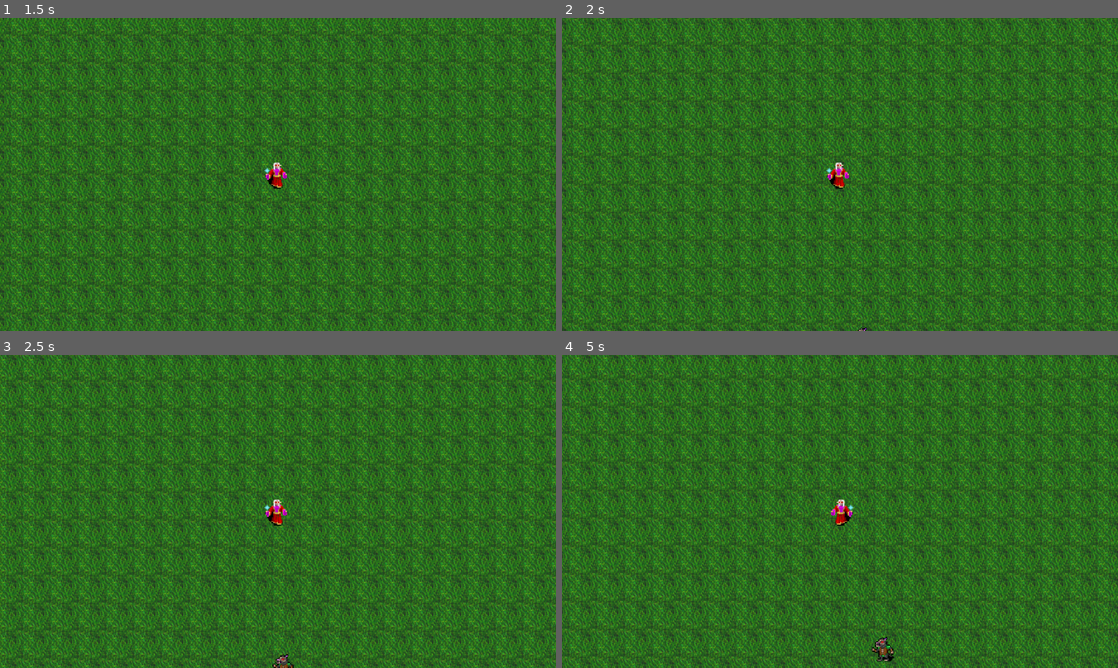
Above: before the commit, frames 1-4 (two rows, left to right).
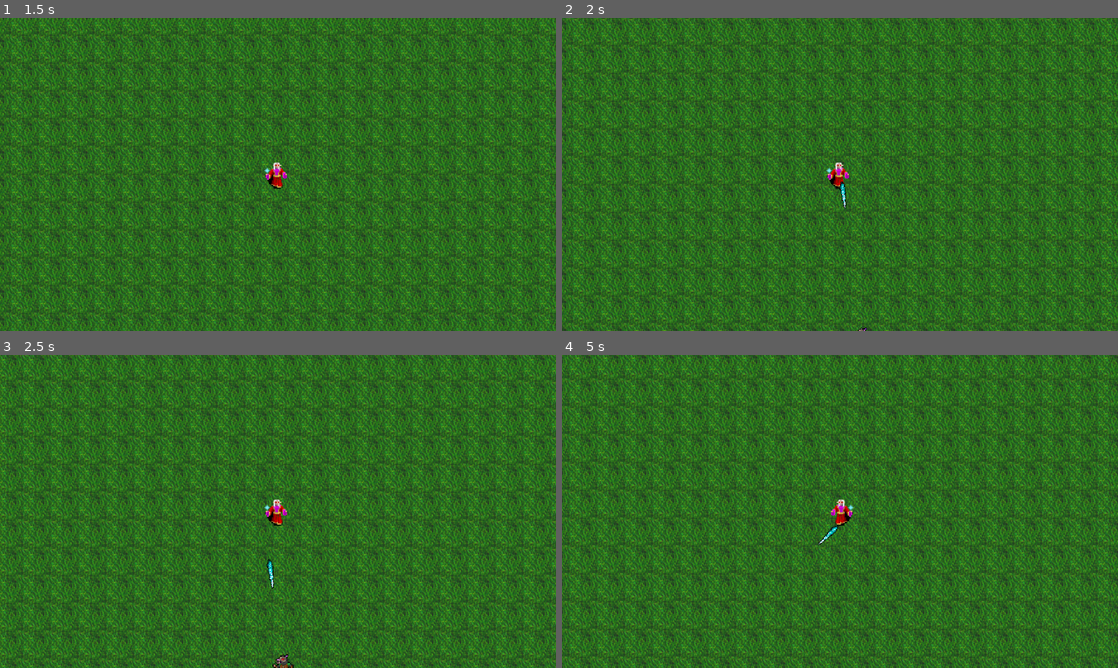
Above: after the commit, the same moments.

Repository: Diegonos/vampire-survivors-clone
Game: Godot game, scene res://scenes/world.tscn
Two runs of this game, one before a commit and one after it. Both use one fixed random seed, a clock stepped at 60 frames per second and the inputs below.
Inputs:
- Up to frame 1 (1.5 s): tap Enter at 0.5 s; hold D (right) 0.53-1.28 s; hold S (down) from 1.28 s (still down)
- Up to frame 2 (2 s): keep holding S (down)
- Up to frame 3 (2.5 s): release S (down) at 2.03 s; hold D (right) from 2.03 s (still down)
- Up to frame 4 (5 s): release D (right) at 2.78 s; hold W (up) 2.78-3.53 s; hold A (left) from 3.53 s (still down)

Frame 1 is identical in both runs. In frame 2, less than 0.1% of the frame differs, in the area x 49-52%, y 52-61%; in frame 3, less than 0.1%; in frame 4, 0.3%, in the area x 46-60%, y 54-98%.

Commit message:
Added ice spear attack

Diff:
--- a/scenes/enemy.tscn
+++ b/scenes/enemy.tscn
@@ -54,6 +54,8 @@
 size = Vector2(10, 17)
 
 [node name="enemy_kobold_weak" type="CharacterBody2D"]
+collision_layer = 5
+collision_mask = 5
 motion_mode = 1
 script = ExtResource("1_md0e3")
 
--- a/scenes/enemy_spawner.tscn
+++ b/scenes/enemy_spawner.tscn
@@ -13,18 +13,9 @@
 enemy_spawn_delay = 0
 metadata/_custom_type_script = "uid://bydjeqb8xgj0d"
 
-[sub_resource type="Resource" id="Resource_xl0gr"]
-script = ExtResource("2_xl0gr")
-time_start = 5
-time_end = 60
-enemy = ExtResource("3_ih16b")
-enemy_num = 10
-enemy_spawn_delay = 0
-metadata/_custom_type_script = "uid://bydjeqb8xgj0d"
-
 [node name="EnemySpawner" type="Node2D"]
 script = ExtResource("1_ks1gq")
-spawns = Array[ExtResource("2_xl0gr")]([SubResource("Resource_31irv"), SubResource("Resource_xl0gr")])
+spawns = Array[ExtResource("2_xl0gr")]([SubResource("Resource_31irv")])
 
 [node name="Timer" type="Timer" parent="."]
 autostart = true
--- /dev/null
+++ b/scenes/ice_spear.tscn
@@ -0,0 +1,35 @@
+[gd_scene load_steps=5 format=3 uid="uid://cl1u0i2rqy386"]
+
+[ext_resource type="Script" uid="uid://ca1eesygxb8yc" path="res://scripts/ice_spear.gd" id="1_jy1op"]
+[ext_resource type="Texture2D" uid="uid://bn0eu3h5bwvgi" path="res://assets/textures/Items/Weapons/ice_spear.png" id="1_nursx"]
+[ext_resource type="AudioStream" uid="uid://cy1jy5xw1pmj3" path="res://assets/audio/SoundEffect/ice.wav" id="3_tlglk"]
+
+[sub_resource type="RectangleShape2D" id="RectangleShape2D_jy1op"]
+size = Vector2(6.36396, 32.5269)
+
+[node name="IceSpear" type="Area2D" groups=["attack"]]
+top_level = true
+scale = Vector2(0.1, 0.1)
+collision_layer = 4
+collision_mask = 0
+script = ExtResource("1_jy1op")
+
+[node name="CollisionShape2D" type="CollisionShape2D" parent="."]
+position = Vector2(0.749999, -0.750001)
+rotation = -0.785398
+shape = SubResource("RectangleShape2D_jy1op")
+
+[node name="Sprite2D" type="Sprite2D" parent="."]
+texture = ExtResource("1_nursx")
+
+[node name="Timer" type="Timer" parent="."]
+wait_time = 10.0
+autostart = true
+
+[node name="snd_play" type="AudioStreamPlayer" parent="."]
+stream = ExtResource("3_tlglk")
+volume_db = -10.0
+pitch_scale = 5.0
+autoplay = true
+
+[connection signal="timeout" from="Timer" to="." method="_on_timer_timeout"]
--- a/scenes/player.tscn
+++ b/scenes/player.tscn
@@ -10,6 +10,9 @@
 
 [sub_resource type="RectangleShape2D" id="RectangleShape2D_dqkch"]
 size = Vector2(12, 18)
+
+[sub_resource type="CircleShape2D" id="CircleShape2D_qhqgy"]
+radius = 368.034
 
 [node name="Player" type="CharacterBody2D" groups=["player"]]
 script = ExtResource("1_g2els")
@@ -37,6 +40,28 @@
 position = Vector2(2, 2)
 shape = SubResource("RectangleShape2D_dqkch")
 
+[node name="Attack" type="Node2D" parent="."]
+
+[node name="IceSpearTimer" type="Timer" parent="Attack"]
+unique_name_in_owner = true
+wait_time = 1.5
+
+[node name="IceSpearAttackTimer" type="Timer" parent="Attack/IceSpearTimer"]
+unique_name_in_owner = true
+wait_time = 0.075
+
+[node name="EnemyDetectionArea" type="Area2D" parent="."]
+collision_layer = 4
+collision_mask = 4
+monitorable = false
+
+[node name="CollisionShape2D" type="CollisionShape2D" parent="EnemyDetectionArea"]
+shape = SubResource("CircleShape2D_qhqgy")
+
 [connection signal="hurt" from="Hurtbox" to="." method="_on_hurtbox_hurt"]
+[connection signal="timeout" from="Attack/IceSpearTimer" to="." method="_on_ice_spear_timer_timeout"]
+[connection signal="timeout" from="Attack/IceSpearTimer/IceSpearAttackTimer" to="." method="_on_ice_spear_attack_timer_timeout"]
+[connection signal="body_entered" from="EnemyDetectionArea" to="." method="_on_enemy_detection_area_body_entered"]
+[connection signal="body_exited" from="EnemyDetectionArea" to="." method="_on_enemy_detection_area_body_exited"]
 
 [editable path="Hurtbox"]
--- a/scripts/enemy_spawner.gd
+++ b/scripts/enemy_spawner.gd
@@ -18,7 +18,7 @@
 				i.spawn_delay_counter += 1
 			else:
 				i.spawn_delay_counter = 0
-				var new_enemy = load(str(i.enemy.resource_path))
+				var new_enemy = i.enemy
 				var counter = 0;
 				while counter < i.enemy_num:
 					var enemy_spawn = new_enemy.instantiate()
--- a/scripts/hurtbox.gd
+++ b/scripts/hurtbox.gd
@@ -21,6 +21,8 @@
 						area.tempdisable()
 			var damage = area.damage
 			emit_signal("hurt", damage)
+			if area.has_method("enemy_hit"):
+				area.enemy_hit(1)
 
 
 func _on_disable_timer_timeout() -> void:
--- /dev/null
+++ b/scripts/ice_spear.gd
@@ -0,0 +1,39 @@
+extends Area2D
+
+var level = 1
+var hp = 1
+var speed = 100
+var damage = 5
+var knock_amount = 100
+var attack_size = 1.0
+
+var target = Vector2.ZERO
+var angle = Vector2.ZERO
+
+@onready var player = get_tree().get_first_node_in_group("player")
+
+func _ready():
+	angle = global_position.direction_to(target)
+	rotation = angle.angle() + deg_to_rad(135)
+	match level:
+		1:
+			hp = 1
+			speed = 100
+			damage = 5
+			knock_amount = 100
+			attack_size = 1.0
+
+	var tween = create_tween()
+	tween.tween_property(self, "scale", Vector2(1,1) * attack_size, 1).set_trans(Tween.TRANS_QUINT).set_ease(Tween.EASE_OUT)
+	tween.play()
+
+func _physics_process(delta: float) -> void:
+	position += angle * speed * delta
+
+func enemy_hit(charge = 1):
+	hp -= charge
+	if hp <= 0:
+		queue_free()
+
+func _on_timer_timeout() -> void:
+	queue_free()
--- a/scripts/player.gd
+++ b/scripts/player.gd
@@ -2,8 +2,31 @@
 
 var movement_speed = 40.0
 var hp = 80
+
+var iceSpear = preload("res://scenes/ice_spear.tscn")
+
+@onready var iceSpearTimer = get_node("%IceSpearTimer")
+@onready var iceSpearAttackTimer = get_node("%IceSpearAttackTimer")
+
+var iceSpear_ammo = 0
+var iceSpear_baseAmmo = 1
+var iceSpear_attackSpeed = 1.5
+var iceSpear_level = 1
+
+var enemy_close = []
+
 @onready var sprite: Sprite2D = $Sprite2D
 @onready var walk_timer: Timer = get_node("%WalkTimer")
+
+func _ready():
+	attack()
+
+func attack():
+	if iceSpear_level > 0:
+		iceSpearTimer.wait_time = iceSpear_attackSpeed
+		if iceSpearTimer.is_stopped():
+			iceSpearTimer.start()
+
 
 func _physics_process(_delta: float) -> void:
 	movement()
@@ -31,3 +54,36 @@
 func _on_hurtbox_hurt(damage: Variant) -> void:
 	hp -= damage
 	print(hp)
+
+
+func _on_ice_spear_timer_timeout() -> void:
+	iceSpear_ammo += iceSpear_baseAmmo
+	iceSpearAttackTimer.start()
+
+func _on_ice_spear_attack_timer_timeout() -> void:
+	if iceSpear_ammo > 0:
+		var iceSpear_attack = iceSpear.instantiate()
+		iceSpear_attack.position = position
+		iceSpear_attack.target = get_random_target()
+		iceSpear_attack.level = iceSpear_level
+		add_child(iceSpear_attack)
+		iceSpear_ammo -= 1
+		if iceSpear_ammo > 0:
+			iceSpearAttackTimer.start()
+		else:
+			iceSpearAttackTimer.stop()
+
+
+func get_random_target():
+	if enemy_close.size() > 0:
+		return enemy_close.pick_random().global_position
+	else:
+		return Vector2.UP
+
+func _on_enemy_detection_area_body_entered(body: Node2D) -> void:
+	if not enemy_close.has(body):
+		enemy_close.append(body)
+
+func _on_enemy_detection_area_body_exited(body: Node2D) -> void:
+	if enemy_close.has(body):
+		enemy_close.erase(body)
Not shown: 1 places in scenes/enemy_spawner.tscn that only renumber resources
Not shown: 1 places in scenes/player.tscn that only renumber resources
Not shown, added: scripts/ice_spear.gd.uid
